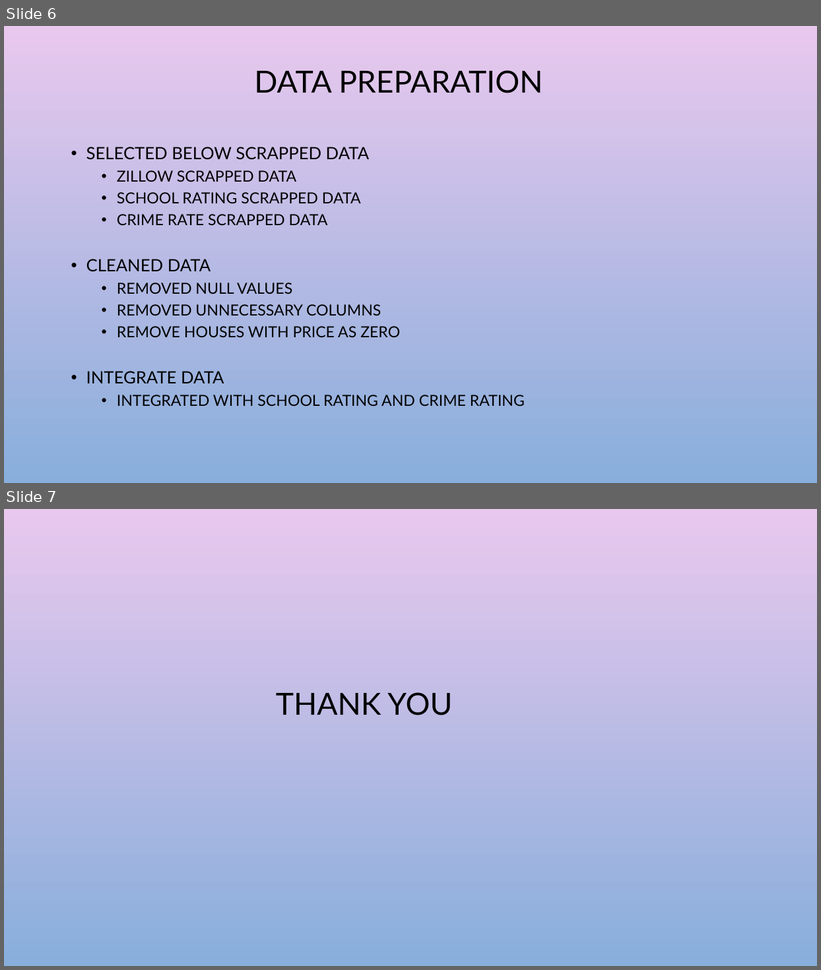
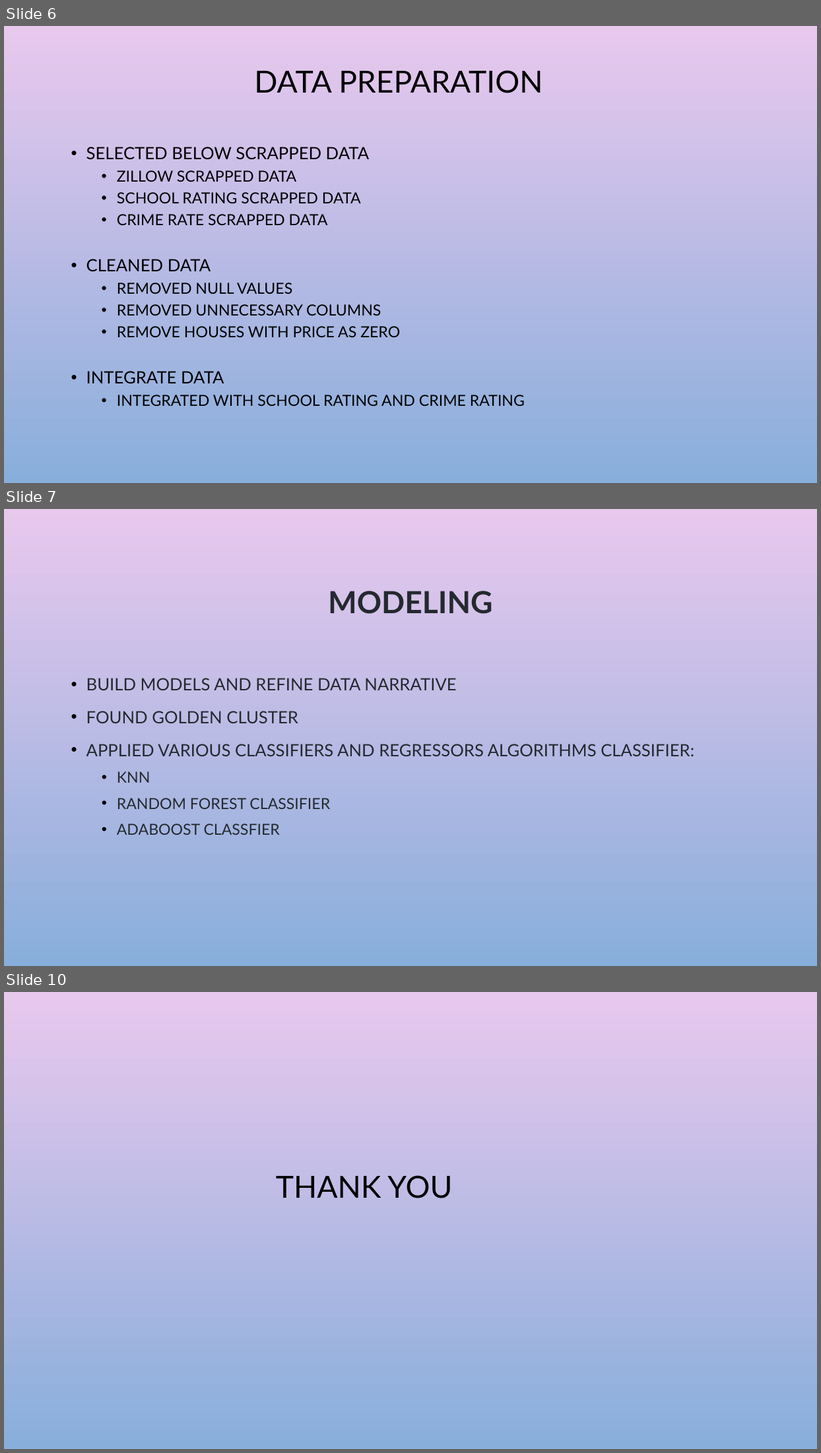
Before and after one commit to srujana-koripalli/Team_Jarvis_DM_Final_Project, a slide deck: DM-Project-PPT.pptx. Shown one above the other, each under a label of ours: slides 6 and 7 before the commit, slides 6, 7 and 10 after it; the slides between them are not shown. The pictures are 821x970 and 821x1453 pixels, drawn with LibreOffice and Linux fonts; fonts in the diff are those of the drawing; background and template pictures are left out. Boxes give left, top, right and bottom in pixels: in the first picture for what was removed or moved away, otherwise in the second. Text is boxed around its words. In the diff, an @@ line names an element or a change of style, - is before the commit and + after.

```diff
--- a/DM-Project-PPT.pptx
+++ b/DM-Project-PPT.pptx
@@ slide 7 added at (4, 509, 817, 966), background picture (left out) @@
@@ title added at (328, 591, 492, 614), 36 pt, text #24292F, bold @@
+MODELING
@@ text added at (86, 678, 694, 835), 20 pt, text #24292F @@
+• BUILD MODELS AND REFINE DATA NARRATIVE
+• FOUND GOLDEN CLUSTER
+• APPLIED VARIOUS CLASSIFIERS AND REGRESSORS ALGORITHMS CLASSIFIER:
+  • KNN
+  • RANDOM FOREST CLASSIFIER
+  • ADABOOST CLASSFIER
@@ what was slide 7 is now slide 10 @@
```
Also in this commit, not shown: 2 other slides added.
